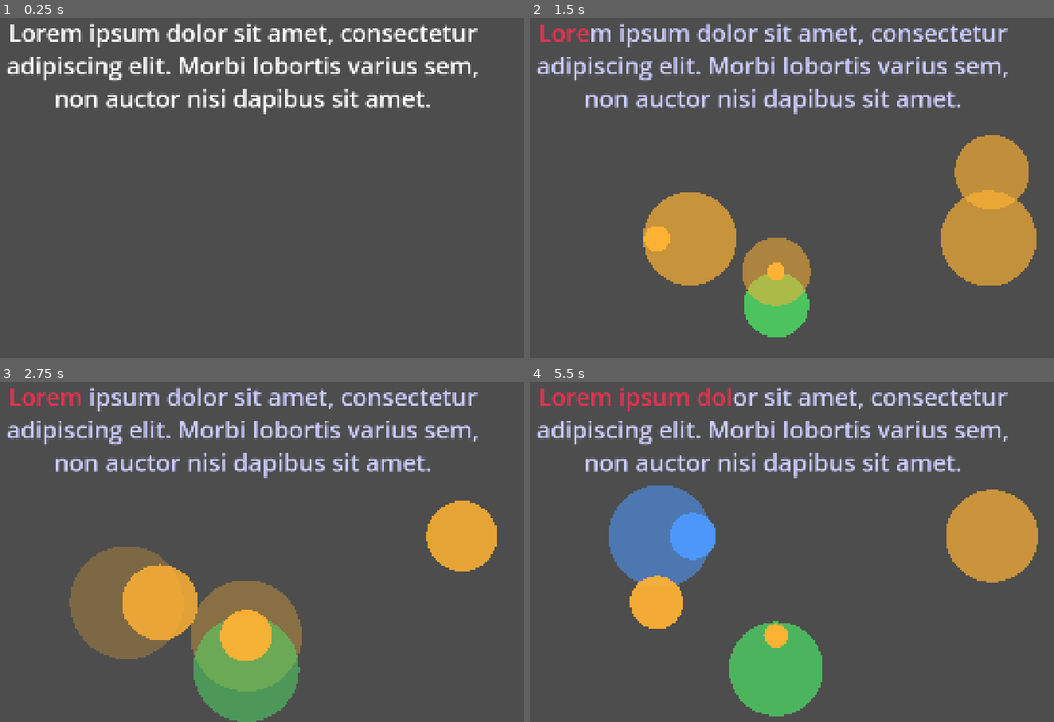
Above: before the commit, frames 1-4 (two rows, left to right).
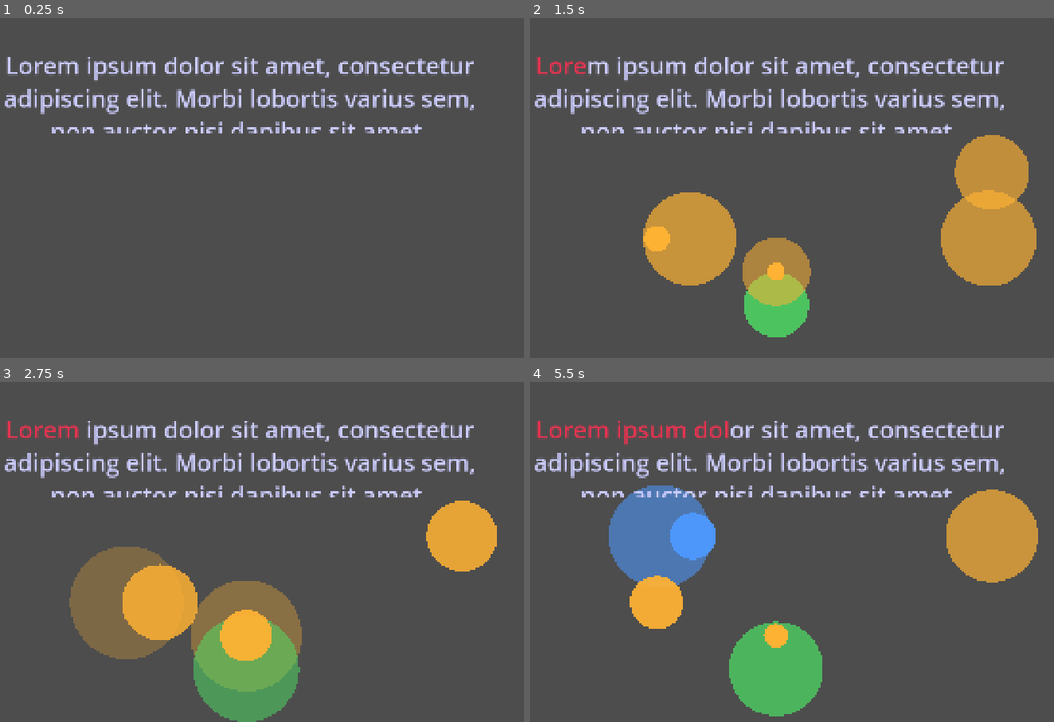
Above: after the commit, the same moments.

Repository: pkuaigan/keyboard-visualizer
Game: Godot game, scene res://Scenes/Main.tscn
The game is run twice, just before and just after one commit, with the same random seed, the same clock (stepped at 60 frames per second) and the same inputs.
Inputs:
- Up to frame 1 (0.25 s): no input
- Up to frame 2 (1.5 s): tap Enter at 0.5 s; hold D 0.53-1.28 s; tap Backspace at 0.6 s; tap Space at 0.77 s; tap B at 0.8, 1.35 s; hold S from 1.28 s (still down)
- Up to frame 3 (2.75 s): tap Space at 1.52 s; tap Backspace at 1.55, 2.1 s; release S at 2.03 s; hold D from 2.03 s (still down); tap B at 2.3 s
- Up to frame 4 (5.5 s): release D at 2.78 s; hold W 2.78-3.53 s; tap 1 at 2.85 s; tap Space at 3.02, 3.77, 4.52 s; tap Backspace at 3.05, 4.55 s; hold A 3.53-5.03 s; tap 2 at 3.6 s; tap B at 3.8, 5.3 s; tap 3 at 4.35 s; hold S from 5.03 s (still down); tap 4 at 5.1 s

The runs differ from the first frame. In frame 1, 8.1% of the frame differs, in the area x 0-92%, y 1-34%; in frame 2, 7.5%; in frame 3, 7.5%; in frame 4, 7.6%.

Commit message:
added line seperations

Diff:
--- a/Scenes/TypingTest.tscn
+++ b/Scenes/TypingTest.tscn
@@ -12,7 +12,7 @@
 script = ExtResource("1_2g6k3")
 
 [node name="MarginContainer" type="MarginContainer" parent="." unique_id=892579867]
-custom_minimum_size = Vector2(1500, 300)
+custom_minimum_size = Vector2(1500, 350)
 layout_mode = 1
 anchors_preset = 5
 anchor_left = 0.5
@@ -26,6 +26,7 @@
 unique_name_in_owner = true
 layout_mode = 2
 size_flags_vertical = 3
+theme_override_colors/default_color = Color(0.8, 0.8, 1, 1)
 theme_override_font_sizes/normal_font_size = 72
 theme_override_font_sizes/bold_font_size = 72
 theme_override_font_sizes/bold_italics_font_size = 72
@@ -34,6 +35,6 @@
 bbcode_enabled = true
 text = "Lorem ipsum dolor sit amet, consectetur adipiscing elit. Morbi lobortis varius sem, non auctor nisi dapibus sit …(388 unchanged characters)…
 scroll_active = false
-autowrap_mode = 2
+autowrap_mode = 0
 horizontal_alignment = 1
 vertical_alignment = 1
--- a/Scripts/typing_test.gd
+++ b/Scripts/typing_test.gd
@@ -9,16 +9,53 @@
 
 enum CharState { UNTYPED, CORRECT, INCORRECT }
 
-var target : String = ""
-var output_text : String = ""
-var current_input : String
+var target : String = "" # Source of truth, we must check against this
+var output_text : String = "" # Text shown to user with bbcode tags
+var letters_typed : int # Keeps track of where the user is
+var total_letters : int # Keeps track of the total amount of letters in the text -- might be irrelevant when we add randomization?
+var slice : Array = []
 var states : Array = []
-var letters_typed : int
-var total_letters : int
+var line_starts : Array = []
+
+func _split_text():
+	var temp : String
+	for i in target:
+		if i == " ":
+			slice.append(temp)
+			temp = ""
+		else:
+			temp += i
+	slice.append(temp)
+	return slice
+
+func _greedy_lines():
+	await get_tree().process_frame
+	var font = text_label.get_theme_font("normal_font")
+	var font_size = text_label.get_theme_font_size("normal_font_size")
+	var horizontal_size = text_label.size.x
+
+	var current_line : String = ""
+	var current_line_start_index : int = 0
+	var character_cursor : int = 0
+
+	for word in slice:
+		if font.get_string_size(current_line + " " + word, HORIZONTAL_ALIGNMENT_LEFT, -1, font_size).x <= horizontal_size:
+			current_line = current_line + " " + word
+		else:
+			line_starts.append(current_line_start_index)
+			current_line = word
+			current_line_start_index = character_cursor
+		character_cursor += word.length() + 1 # +1 accounts for the space
+	line_starts.append(current_line_start_index)
+
+
 
 func _handle_colours():
 	output_text = ""
 	for i in total_letters:
+		if i in line_starts:
+			output_text += "\n"
+
 		if states[i] == CharState.UNTYPED:
 			output_text += "[color=" + GREY + "]" + target[i] + "[/color]"
 		elif states[i] == CharState.CORRECT:
@@ -34,7 +71,9 @@
 	states.resize(total_letters)
 	for i in total_letters:
 		states[i] = CharState.UNTYPED
-	print(target, states)
+	_split_text()
+	await _greedy_lines()
+	_handle_colours()
 
 func _process(_float) -> void:
 	text_label.text = output_text
@@ -50,10 +89,13 @@
 		return
 
 	if letters_typed > 0 and event.keycode == KEY_BACKSPACE:
-		letters_typed -= 1
-		states[letters_typed] = CharState.UNTYPED
-		_handle_colours()
-		return
+		if states[letters_typed-1] == CharState.CORRECT:
+			return
+		else:
+			letters_typed -= 1
+			states[letters_typed] = CharState.UNTYPED
+			_handle_colours()
+			return
 
 	if event.unicode == 0:
 		return
@@ -65,3 +107,4 @@
 		states[letters_typed] = CharState.INCORRECT
 	letters_typed += 1
 	_handle_colours()
+	_greedy_lines()
